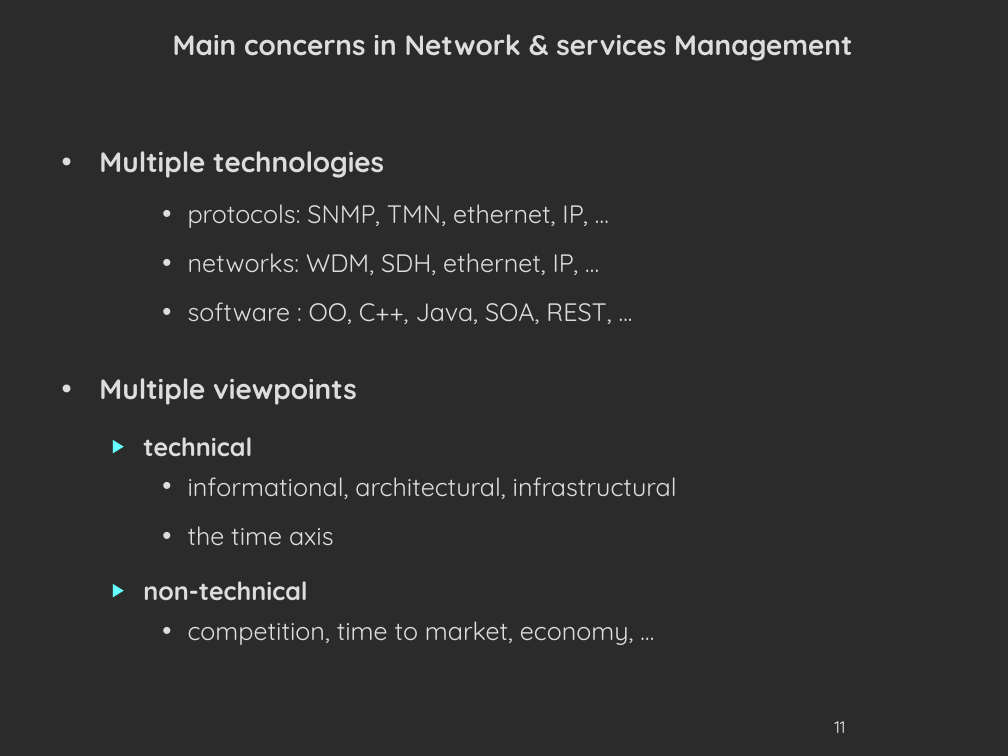
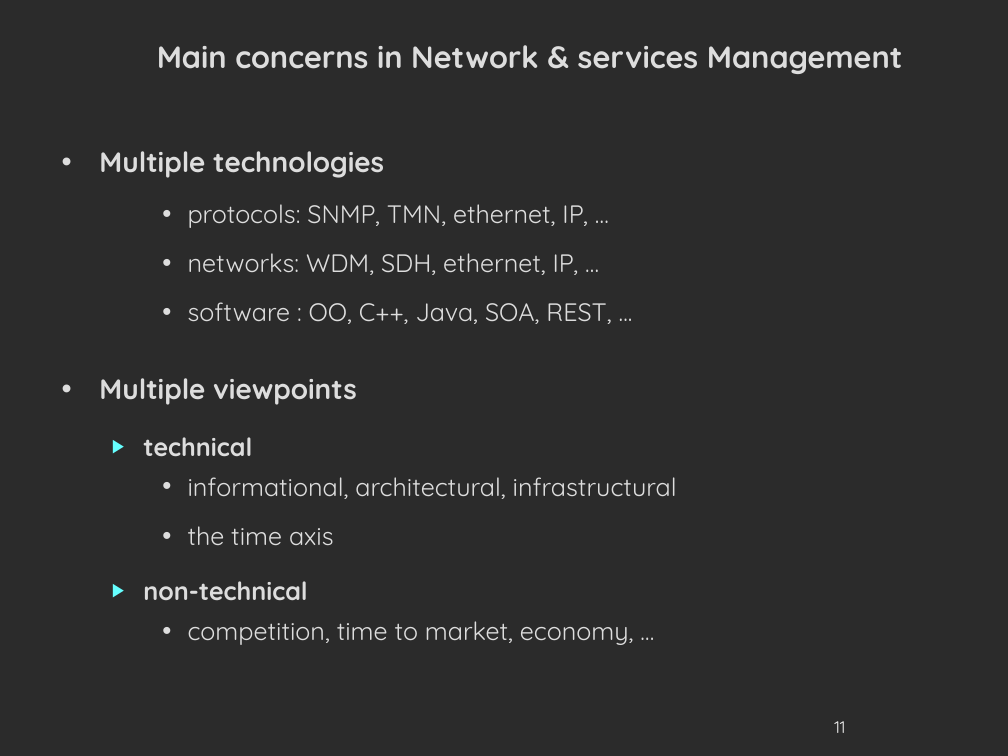
Before and after one commit to danielausparis/globals-3.00, a slide deck: slide 11 of globals-v3.00-test.odp. Drawn at 1008x756 pixels with LibreOffice and Linux fonts; fonts in the diff are those of the drawing; background and template pictures are left out; a plain dark background stands for a picture behind light text. Boxes give left, top, right and bottom in pixels: in the first picture for what was removed or moved away, otherwise in the second. Text is boxed around its words. In the diff, an @@ line names an element or a change of style, - is before the commit and + after.

```diff
--- a/globals-v3.00-test.odp
+++ b/globals-v3.00-test.odp
@@ title "Main concerns in Network & ...": place and size @@
-title "Main concerns in Network & ..." at (173, 34, 852, 61)
+title "Main concerns in Network & ..." at (157, 45, 903, 74)
@@ title "Main concerns in Network & ..." at (157, 45, 903, 74): size 20 to 22 pt @@
```
Also in this commit, not shown: 57 other slides changed, 3 slides removed.
